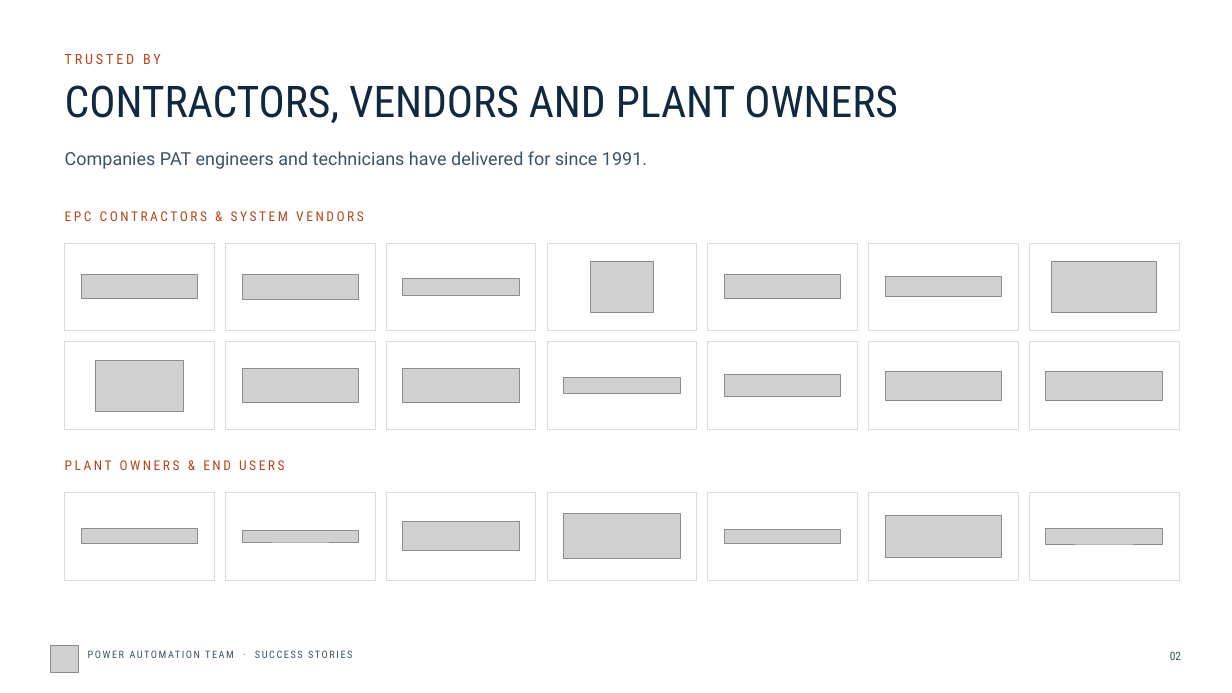
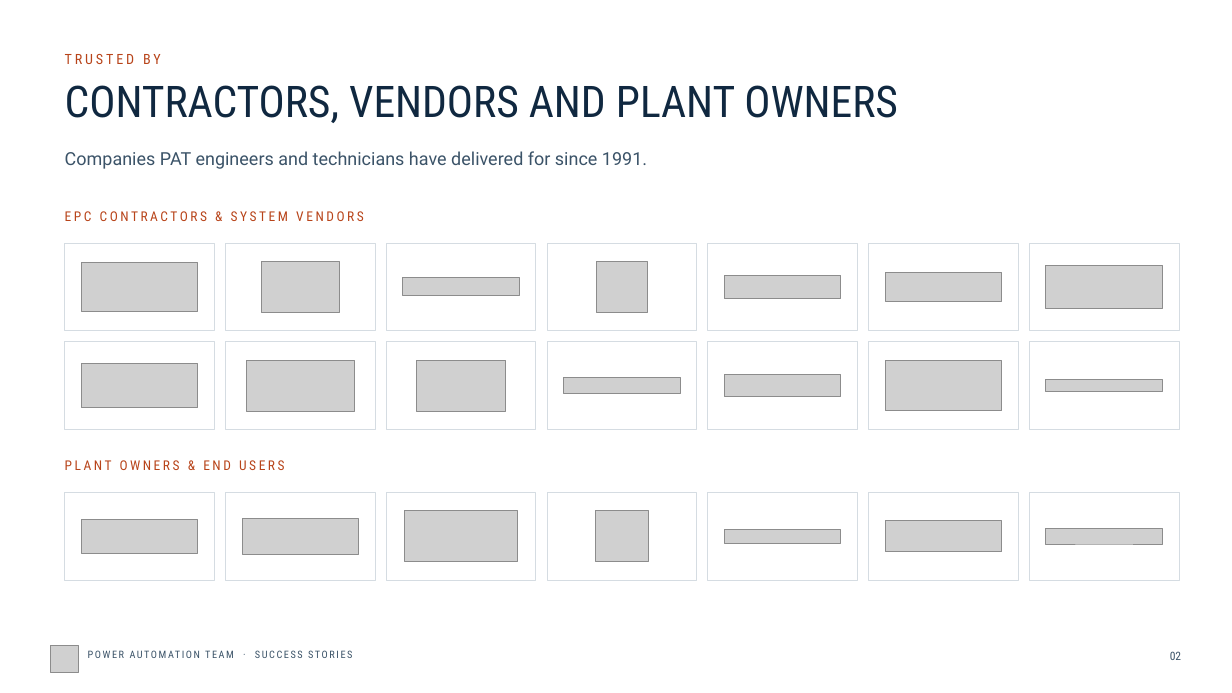
Before and after one commit to aldiwan883-spec/pat-dcs, a slide deck: slide 2 of presentation/success-stories/out/PAT-success-stories.pptx. Drawn at 1232x693 pixels with LibreOffice and Linux fonts; fonts in the diff are those of the drawing; grey boxes stand for pictures. Boxes give left, top, right and bottom in pixels: in the first picture for what was removed or moved away, otherwise in the second. Text is boxed around its words. In the diff, an @@ line names an element or a change of style, - is before the commit and + after.

```diff
--- a/presentation/success-stories/out/PAT-success-stories.pptx
+++ b/presentation/success-stories/out/PAT-success-stories.pptx
@@ picture: place and size @@
-picture at [81, 274, 198, 299]
+picture at [81, 262, 198, 311]
@@ picture: place and size @@
-picture at [242, 274, 359, 299]
+picture at [262, 262, 339, 312]
@@ picture: place and size @@
-picture at [591, 262, 653, 312]
+picture at [597, 262, 648, 312]
@@ picture: place and size @@
-picture at [1052, 262, 1156, 312]
+picture at [1046, 265, 1163, 308]
@@ picture: place and size @@
-picture at [885, 277, 1002, 298]
+picture at [885, 273, 1002, 301]
@@ picture: place and size @@
-picture at [95, 360, 183, 411]
+picture at [81, 363, 198, 408]
@@ picture: place and size @@
-picture at [242, 369, 359, 403]
+picture at [246, 360, 354, 411]
@@ picture: place and size @@
-picture at [403, 369, 519, 403]
+picture at [416, 360, 506, 411]
@@ picture: place and size @@
-picture at [885, 372, 1002, 401]
+picture at [885, 360, 1002, 410]
@@ picture: place and size @@
-picture at [1046, 372, 1163, 400]
+picture at [1046, 380, 1163, 392]
@@ picture: place and size @@
-picture at [81, 529, 198, 543]
+picture at [81, 519, 198, 553]
@@ picture: place and size @@
-picture at [242, 531, 359, 542]
+picture at [242, 518, 359, 555]
@@ picture: place and size @@
-picture at [403, 522, 519, 552]
+picture at [405, 511, 518, 562]
@@ picture: place and size @@
-picture at [564, 514, 680, 559]
+picture at [596, 511, 649, 562]
@@ picture: place and size @@
-picture at [885, 516, 1002, 557]
+picture at [885, 521, 1002, 553]
```
Also in this commit, not shown: 25 other slides changed, 44 other files.
